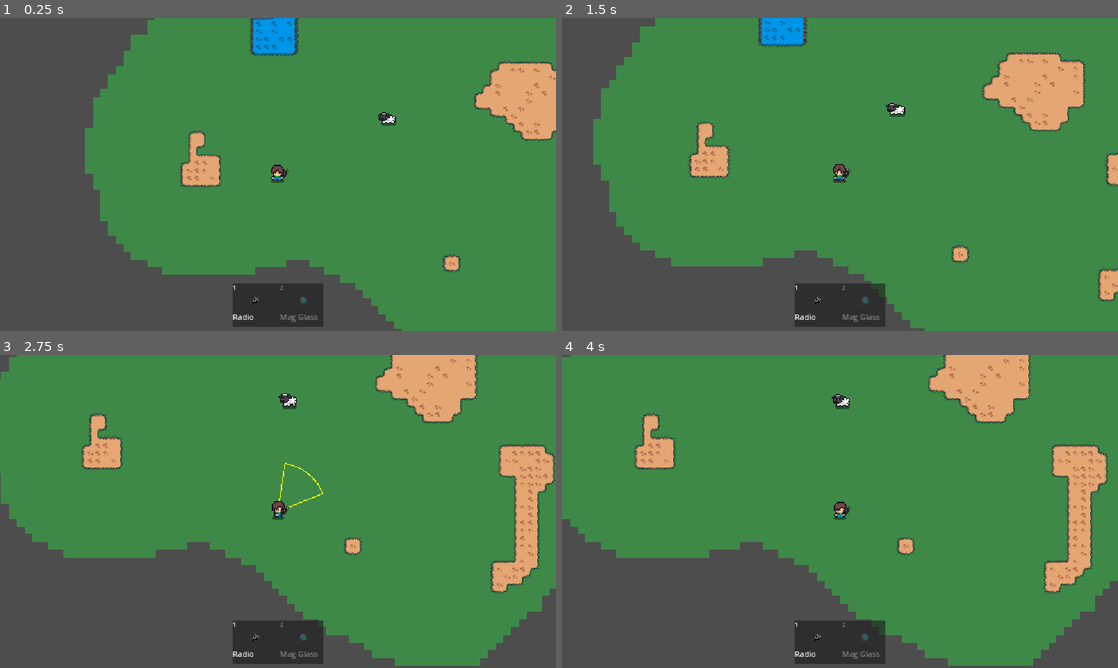
Above: before the commit, frames 1-4 (two rows, left to right).
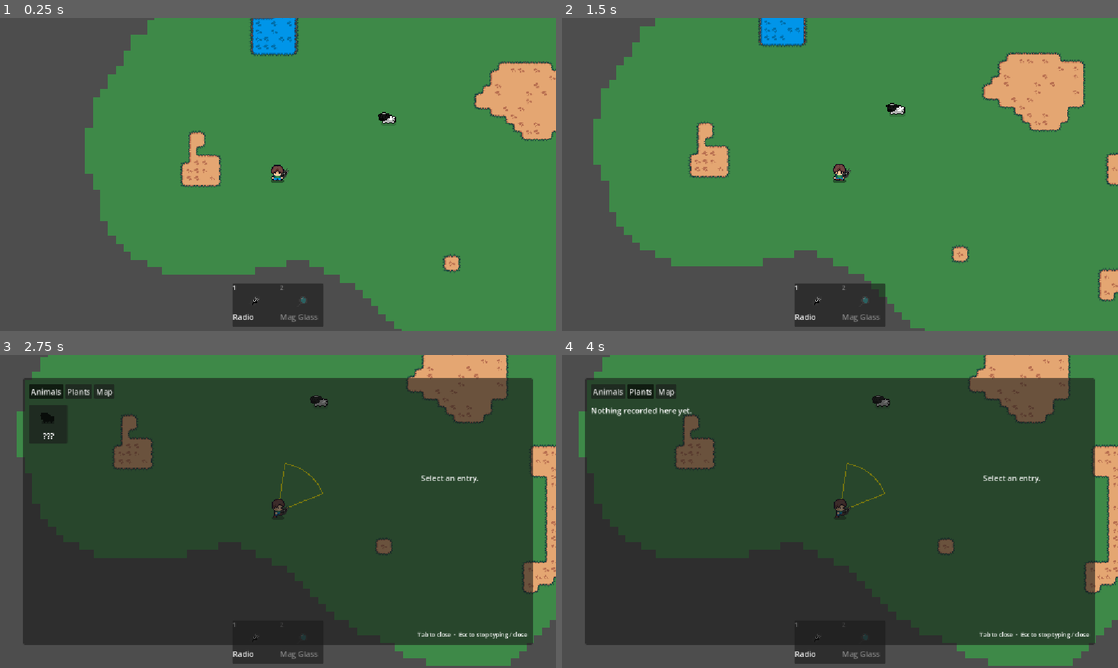
Above: after the commit, the same moments.

Repository: Vikociraptor/pied_piper
Game: Godot game, scene res://Scenes/world.tscn
Same seed, same stepped clock (60 frames per second), same inputs: the game is played once before the commit and once after it.
Inputs (mouse positions are in pixels of both pictures, inside the frame that each line leads up to):
- Up to frame 1 (0.25 s): no input
- Up to frame 2 (1.5 s): tap Enter at 0.5 s; move the mouse to (962, 158) at 0.52 s; hold D (right) 0.53-1.28 s; hold 2 (equip_glass) 0.53-1.28 s; tap 1 (equip_radio) at 0.8, 1.35 s; move the mouse to (728, 190) at 1.27 s; hold S (down) from 1.28 s (still down)
- Up to frame 3 (2.75 s): tap Space (shoot) at 1.55 s; move the mouse to (333, 442) at 2.02 s; release S (down) at 2.03 s; hold D (right) from 2.03 s (still down); hold Space (shoot) from 2.03 s (still down); tap Tab (toggle_journal, bound only after the commit) at 2.3 s
- Up to frame 4 (4 s): release D (right) at 2.75 s; release Space (shoot) at 2.75 s; click (606, 392) at 2.75 s, where only the run after the commit has a clickable "Animals"; click (639, 392) at 3.5 s, where only the run after the commit has a clickable "Plants"

The runs differ from the first frame. In frame 1, less than 0.1% of the frame differs, in the area x 68-72%, y 30-35%; in frame 2, less than 0.1%; in frame 3, 82%; in frame 4, 83%, in the area x 0-100%, y 0-100%.

Commit message:
Created rough journal system

Diff:
--- a/Scenes/animal.gd
+++ b/Scenes/animal.gd
@@ -2,6 +2,9 @@
 
 extends CharacterBody2D
 
+@export var journal_entry: JournalEntry
+
+const OUTLINE_SHADER := preload("res://shaders/outline.gdshader")
 
 @onready var sprite: AnimatedSprite2D = $AnimatedSprite2D
 
@@ -10,5 +13,14 @@
 	sprite.frame = randi() % sprite.sprite_frames.get_frame_count("idle")
 	sprite.speed_scale = randf_range(0.8, 1.2)
 
+	# Each animal gets its own material so outlines switch on independently.
+	var outline := ShaderMaterial.new()
+	outline.shader = OUTLINE_SHADER
+	sprite.material = outline
+
+## Shows or hides the white outline (used while the player can inspect this animal).
+func set_highlighted(on: bool) -> void:
+	sprite.material.set_shader_parameter("enabled", on)
+
 func _play_frequency_action(freq: float) -> void:
 	pass
--- /dev/null
+++ b/Scenes/journal.tscn
@@ -0,0 +1,136 @@
+[gd_scene format=3 uid="uid://wf17m8ytb8sp"]
+
+[ext_resource type="Script" uid="uid://da7pg33fkxs2t" path="res://journal/journal_ui.gd" id="1_ui"]
+
+[node name="JournalUI" type="CanvasLayer" unique_id=539618528]
+process_mode = 3
+layer = 2
+script = ExtResource("1_ui")
+
+[node name="Window" type="MarginContainer" parent="." unique_id=1089127154]
+unique_name_in_owner = true
+visible = false
+anchors_preset = 15
+anchor_right = 1.0
+anchor_bottom = 1.0
+grow_horizontal = 2
+grow_vertical = 2
+theme_override_constants/margin_left = 48
+theme_override_constants/margin_top = 48
+theme_override_constants/margin_right = 48
+theme_override_constants/margin_bottom = 48
+
+[node name="PanelContainer" type="PanelContainer" parent="Window" unique_id=881184312]
+layout_mode = 2
+
+[node name="Margin" type="MarginContainer" parent="Window/PanelContainer" unique_id=566515989]
+layout_mode = 2
+theme_override_constants/margin_left = 12
+theme_override_constants/margin_top = 12
+theme_override_constants/margin_right = 12
+theme_override_constants/margin_bottom = 12
+
+[node name="VBoxContainer" type="VBoxContainer" parent="Window/PanelContainer/Margin" unique_id=91809991]
+layout_mode = 2
+theme_override_constants/separation = 12
+
+[node name="Tabs" type="HBoxContainer" parent="Window/PanelContainer/Margin/VBoxContainer" unique_id=1612533393]
+unique_name_in_owner = true
+layout_mode = 2
+
+[node name="Animals" type="Button" parent="Window/PanelContainer/Margin/VBoxContainer/Tabs" unique_id=357376025]
+layout_mode = 2
+toggle_mode = true
+text = "Animals"
+
+[node name="Plants" type="Button" parent="Window/PanelContainer/Margin/VBoxContainer/Tabs" unique_id=31683388]
+layout_mode = 2
+toggle_mode = true
+text = "Plants"
+
+[node name="Map" type="Button" parent="Window/PanelContainer/Margin/VBoxContainer/Tabs" unique_id=1953393245]
+layout_mode = 2
+toggle_mode = true
+text = "Map"
+
+[node name="Body" type="HBoxContainer" parent="Window/PanelContainer/Margin/VBoxContainer" unique_id=868183221]
+layout_mode = 2
+size_flags_vertical = 3
+theme_override_constants/separation = 16
+
+[node name="Scroll" type="ScrollContainer" parent="Window/PanelContainer/Margin/VBoxContainer/Body" unique_id=658271800]
+layout_mode = 2
+size_flags_horizontal = 3
+horizontal_scroll_mode = 0
+
+[node name="GridContainer" type="GridContainer" parent="Window/PanelContainer/Margin/VBoxContainer/Body/Scroll" unique_id=8381497]
+unique_name_in_owner = true
+layout_mode = 2
+theme_override_constants/h_separation = 8
+theme_override_constants/v_separation = 8
+columns = 4
+
+[node name="EmptyLabel" type="Label" parent="Window/PanelContainer/Margin/VBoxContainer/Body/Scroll" unique_id=100445865]
+unique_name_in_owner = true
+visible = false
+layout_mode = 2
+text = "Nothing recorded here yet."
+
+[node name="Detail" type="VBoxContainer" parent="Window/PanelContainer/Margin/VBoxContainer/Body" unique_id=612637714]
+custom_minimum_size = Vector2(220, 0)
+layout_mode = 2
+theme_override_constants/separation = 8
+
+[node name="DetailIcon" type="TextureRect" parent="Window/PanelContainer/Margin/VBoxContainer/Body/Detail" unique_id=834443962]
+unique_name_in_owner = true
+texture_filter = 1
+custom_minimum_size = Vector2(96, 96)
+layout_mode = 2
+expand_mode = 1
+stretch_mode = 5
+
+[node name="DetailTitle" type="Label" parent="Window/PanelContainer/Margin/VBoxContainer/Body/Detail" unique_id=2037402024]
+unique_name_in_owner = true
+layout_mode = 2
+theme_override_font_sizes/font_size = 20
+horizontal_alignment = 1
+
+[node name="DetailText" type="Label" parent="Window/PanelContainer/Margin/VBoxContainer/Body/Detail" unique_id=304011875]
+unique_name_in_owner = true
+layout_mode = 2
+autowrap_mode = 3
+
+[node name="NotesHeading" type="Label" parent="Window/PanelContainer/Margin/VBoxContainer/Body/Detail" unique_id=1056116858]
+unique_name_in_owner = true
+visible = false
+layout_mode = 2
+theme_override_font_sizes/font_size = 14
+text = "My notes"
+
+[node name="Notes" type="TextEdit" parent="Window/PanelContainer/Margin/VBoxContainer/Body/Detail" unique_id=2086110369]
+unique_name_in_owner = true
+visible = false
+custom_minimum_size = Vector2(0, 100)
+layout_mode = 2
+size_flags_vertical = 3
+placeholder_text = "Write what you've noticed..."
+wrap_mode = 1
+
+[node name="Hint" type="Label" parent="Window/PanelContainer/Margin/VBoxContainer" unique_id=1001794815]
+layout_mode = 2
+theme_override_font_sizes/font_size = 12
+text = "Tab to close  ·  Esc to stop typing / close"
+horizontal_alignment = 2
+
+[node name="Toast" type="Label" parent="." unique_id=970536379]
+unique_name_in_owner = true
+visible = false
+anchors_preset = 5
+anchor_left = 0.5
+anchor_right = 0.5
+offset_top = 16.0
+grow_horizontal = 2
+theme_override_colors/font_outline_color = Color(0, 0, 0, 1)
+theme_override_constants/outline_size = 6
+text = "New journal entry"
+horizontal_alignment = 1
--- a/Scenes/player.gd
+++ b/Scenes/player.gd
@@ -14,6 +14,7 @@
 
 ## Emitted whenever the held item changes
 signal equipped_changed(item: Item)
+signal mag_equipped(bool)
 
 @onready var detection_area: Area2D = $DetectionArea
 @onready var circle := $DetectionArea/CircleRadius
@@ -23,6 +24,9 @@
 @export var cone_angle_deg := 60.0
 
 @onready var sprite: AnimatedSprite2D = $AnimatedSprite2D
+
+# Animals currently outlined because the glass can inspect them.
+var _highlighted: Array[animal2D] = []
 
 func _ready() -> void:
 	circle.shape.radius = frequencyDistance
@@ -42,6 +46,13 @@
 	if _is_using_radio():
 		_play_frequency()
 
+	if _is_using_mag_glass():
+		for body in _check_cone():
+			if body is animal2D and body.journal_entry:
+				Journal.unlock(body.journal_entry.id)
+
+	_update_highlights()
+
 	var lerp_weight = delta * (acceleration if input else friction)
 	velocity = lerp(velocity, input * max_speed, lerp_weight)
 
@@ -52,8 +63,10 @@
 func _unhandled_input(event: InputEvent) -> void:
 	if event.is_action_pressed("equip_radio"):
 		equip(Item.RADIO)
+		mag_equipped.emit(false)
 	elif event.is_action_pressed("equip_glass"):
 		equip(Item.GLASS)
+		mag_equipped.emit(true)
 
 func equip(item: Item) -> void:
 	equipped = item
@@ -63,6 +76,10 @@
 ## True while the radio is in hand and the shoot button is held.
 func _is_using_radio() -> bool:
 	return equipped == Item.RADIO and Input.is_action_pressed("shoot")
+
+## True while the magnifying glass is in hand and the shoot button is held.
+func _is_using_mag_glass() -> bool:
+	return equipped == Item.GLASS and Input.is_action_pressed("shoot")
 
 func _update_direction(input: Vector2) -> void:
 	# Diagonals favour the side animation.
@@ -95,6 +112,25 @@
 
 	return hits
 
+## Outlines every animal inside DetectionArea while the glass is equipped,
+## and removes the outline from any that left range (or when the glass is put away).
+func _update_highlights() -> void:
+	var in_range: Array[animal2D] = []
+	if equipped == Item.GLASS:
+		for body in detection_area.get_overlapping_bodies():
+			# Only outline animals that still have something to discover.
+			if body is animal2D and body.journal_entry \
+					and not Journal.is_unlocked(body.journal_entry.id):
+				in_range.append(body)
+
+	for animal in _highlighted:
+		if is_instance_valid(animal) and animal not in in_range:
+			animal.set_highlighted(false)
+	for animal in in_range:
+		if animal not in _highlighted:
+			animal.set_highlighted(true)
+	_highlighted = in_range
+
 func _play_frequency() -> void:
 	for body in _check_cone():
 		if body is animal2D:
--- a/Scenes/sheep.tscn
+++ b/Scenes/sheep.tscn
@@ -2,6 +2,7 @@
 
 [ext_resource type="Texture2D" uid="uid://cmiqlkwgpm6jp" path="res://assets/temp/Animals/Sheep/Sheep.png" id="1_sheep"]
 [ext_resource type="Script" uid="uid://cgy3dy6ya5s27" path="res://Scenes/sheep.gd" id="2_sheep"]
+[ext_resource type="Resource" uid="uid://tvac3fer7am5" path="res://journal/entries/sheep.tres" id="3_entry"]
 
 [sub_resource type="CapsuleShape2D" id="CapsuleShape2D_sheep"]
 radius = 5.0
@@ -54,6 +55,7 @@
 [node name="Sheep" type="CharacterBody2D" unique_id=1995970214]
 scale = Vector2(2, 2)
 script = ExtResource("2_sheep")
+journal_entry = ExtResource("3_entry")
 
 [node name="CollisionShape2D" type="CollisionShape2D" parent="." unique_id=972823324]
 position = Vector2(0, 4)
--- a/Scenes/world.tscn
+++ b/Scenes/world.tscn
@@ -9,6 +9,7 @@
 [ext_resource type="Texture2D" uid="uid://w0jvpctpnfj6" path="res://assets/temp/Tiles/Water_Middle.png" id="7_7yui6"]
 [ext_resource type="PackedScene" uid="uid://b5ydtoksfgi1k" path="res://Scenes/sheep.tscn" id="8_k7acu"]
 [ext_resource type="PackedScene" uid="uid://chgrkuwpkhkbf" path="res://Scenes/hud.tscn" id="9_hud"]
+[ext_resource type="PackedScene" uid="uid://wf17m8ytb8sp" path="res://Scenes/journal.tscn" id="10_journal"]
 
 [sub_resource type="CircleShape2D" id="CircleShape2D_jsssl"]
 radius = 50.0
@@ -446,3 +447,5 @@
 
 [node name="HUD" parent="." node_paths=PackedStringArray("player") instance=ExtResource("9_hud")]
 player = NodePath("../Player")
+
+[node name="JournalUI" parent="." instance=ExtResource("10_journal")]
--- /dev/null
+++ b/journal/entries/sheep.tres
@@ -0,0 +1,18 @@
+[gd_resource type="Resource" script_class="JournalEntry" format=3 uid="uid://tvac3fer7am5"]
+
+[ext_resource type="Script" uid="uid://qbxvaqpko5b5" path="res://journal/journal_entry.gd" id="1_8h8aa"]
+[ext_resource type="Texture2D" uid="uid://cmiqlkwgpm6jp" path="res://assets/temp/Animals/Sheep/Sheep.png" id="2_sheep"]
+
+[sub_resource type="AtlasTexture" id="AtlasTexture_icon"]
+atlas = ExtResource("2_sheep")
+region = Rect2(0, 0, 32, 32)
+
+[resource]
+script = ExtResource("1_8h8aa")
+id = &"sheep"
+title = "Sheep"
+icon = SubResource("AtlasTexture_icon")
+description = "A woolly grazer that wanders the fields in small flocks.
+
+Freezes in place when it hears frequency 0.0 on the radio."
+metadata/_custom_type_script = "uid://qbxvaqpko5b5"
--- /dev/null
+++ b/journal/journal.gd
@@ -0,0 +1,61 @@
+extends Node
+
+signal entry_unlocked(entry: JournalEntry)
+
+const ENTRY_DIR := "res://journal/entries/"
+const SAVE_PATH := "user://journal.save"
+
+var entries: Dictionary = {}    # id -> JournalEntry
+var unlocked: Dictionary = {}   # id -> true
+var notes: Dictionary = {}      # id -> String typed by the player
+
+func _ready() -> void:
+	for file in ResourceLoader.list_directory(ENTRY_DIR):
+		if file.ends_with(".tres"):
+			var entry: JournalEntry = load(ENTRY_DIR + file)
+			entries[entry.id] = entry
+	_load()
+
+func unlock(id: StringName) -> void:
+	if unlocked.has(id) or not entries.has(id):
+		return
+	unlocked[id] = true
+	entry_unlocked.emit(entries[id])
+	_save()
+
+func is_unlocked(id: StringName) -> bool:
+	return unlocked.has(id)
+
+func get_note(id: StringName) -> String:
+	return notes.get(id, "")
+
+## Updates the note in memory. Call save() to write it to disk
+## (the journal screen does this when it closes).
+func set_note(id: StringName, text: String) -> void:
+	if text.strip_edges().is_empty():
+		notes.erase(id)
+	else:
+		notes[id] = text
+
+func save() -> void:
+	_save()
+
+func _notification(what: int) -> void:
+	# Don't lose notes if the game is closed with the journal still open.
+	if what == NOTIFICATION_WM_CLOSE_REQUEST:
+		_save()
+
+func _save() -> void:
+	var f := FileAccess.open(SAVE_PATH, FileAccess.WRITE)
+	f.store_var({"unlocked": unlocked.keys(), "notes": notes})
+
+func _load() -> void:
+	if not FileAccess.file_exists(SAVE_PATH):
+		return
+	var data = FileAccess.open(SAVE_PATH, FileAccess.READ).get_var()
+	if data is Array:
+		# Older saves were just the list of unlocked ids.
+		data = {"unlocked": data}
+	for id in data.get("unlocked", []):
+		unlocked[id] = true
+	notes = data.get("notes", {})
--- /dev/null
+++ b/journal/journal_entry.gd
@@ -0,0 +1,8 @@
+class_name JournalEntry
+extends Resource
+
+@export var id: StringName
+@export var title: String
+@export var icon: Texture2D
+@export var category: String = "Animals"
+@export_multiline var description: String
--- /dev/null
+++ b/journal/journal_ui.gd
@@ -0,0 +1,140 @@
+extends CanvasLayer
+## The journal screen. Reads entries and progress from the Journal autoload.
+## Opening it pauses the game; this node keeps running (process_mode = Always).
+
+const LOCKED_TITLE := "???"
+const LOCKED_TEXT := "Inspect this with the magnifying glass to learn about it."
+const SILHOUETTE := Color(0, 0, 0, 0.7)
+
+@onready var window: Control = %Window
+@onready var tabs: Container = %Tabs
+@onready var grid: GridContainer = %GridContainer
+@onready var empty_label: Label = %EmptyLabel
+@onready var detail_icon: TextureRect = %DetailIcon
+@onready var detail_title: Label = %DetailTitle
+@onready var detail_text: Label = %DetailText
+@onready var notes_heading: Label = %NotesHeading
+@onready var notes: TextEdit = %Notes
+@onready var toast: Label = %Toast
+
+var category := "Animals"
+var _toast_tween: Tween
+# The entry whose notes are in the notes box (empty when none is shown).
+var _notes_id: StringName = &""
+
+func _ready() -> void:
+	var group := ButtonGroup.new()
+	for tab: Button in tabs.get_children():
+		tab.button_group = group
+		tab.pressed.connect(_show_category.bind(tab.text))
+	(tabs.get_child(0) as Button).button_pressed = true
+
+	Journal.entry_unlocked.connect(_on_entry_unlocked)
+	notes.text_changed.connect(_on_notes_changed)
+	_show_category(category)
+
+# _input rather than _unhandled_input: while the journal is open its buttons
+# have focus, and the GUI would otherwise eat Tab for focus navigation.
+func _input(event: InputEvent) -> void:
+	if event.is_action_pressed("toggle_journal"):
+		_set_open(not window.visible)
+		get_viewport().set_input_as_handled()
+	elif window.visible and event.is_action_pressed("ui_cancel"):
+		# First Esc stops typing in the notes box; the next one closes.
+		if notes.has_focus():
+			notes.release_focus()
+		else:
+			_set_open(false)
+		get_viewport().set_input_as_handled()
+
+func _set_open(open: bool) -> void:
+	window.visible = open
+	get_tree().paused = open
+	if open:
+		_show_category(category)
+	else:
+		notes.release_focus()
+		Journal.save()
+
+func _show_category(new_category: String) -> void:
+	category = new_category
+	for child in grid.get_children():
+		child.queue_free()
+	_clear_detail()
+
+	var ids := Journal.entries.keys().filter(
+		func(id): return Journal.entries[id].category == category)
+	ids.sort()
+	empty_label.visible = ids.is_empty()
+	for id in ids:
+		grid.add_child(_make_card(Journal.entries[id]))
+
+func _make_card(entry: JournalEntry) -> Button:
+	var unlocked := Journal.is_unlocked(entry.id)
+	var card := Button.new()
+	card.custom_minimum_size = Vector2(80, 80)
+	card.texture_filter = CanvasItem.TEXTURE_FILTER_NEAREST
+	card.icon = entry.icon
+	card.expand_icon = true
+	card.icon_alignment = HORIZONTAL_ALIGNMENT_CENTER
+	card.vertical_icon_alignment = VERTICAL_ALIGNMENT_TOP
+	card.text = entry.title if unlocked else LOCKED_TITLE
+	if not unlocked:
+		for state in ["normal", "hover", "pressed", "focus", "hover_pressed"]:
+			card.add_theme_color_override("icon_%s_color" % state, SILHOUETTE)
+	card.set_meta("entry_id", entry.id)
+	card.pressed.connect(_show_detail.bind(entry))
+	return card
+
+## Opens the journal on the given entry: its tab, its card focused, its page shown.
+func open_to(entry: JournalEntry) -> void:
+	_set_open(true)
+	for tab: Button in tabs.get_children():
+		if tab.text == entry.category:
+			tab.button_pressed = true  # doesn't emit `pressed`, so switch manually
+			break
+	_show_category(entry.category)
+	_show_detail(entry)
+	for card in grid.get_children():
+		# Old cards stay in the grid until the end of the frame; skip them.
+		if not card.is_queued_for_deletion() and card.get_meta("entry_id") == entry.id:
+			card.grab_focus()
+			break
+
+func _show_detail(entry: JournalEntry) -> void:
+	var unlocked := Journal.is_unlocked(entry.id)
+	detail_icon.texture = entry.icon
+	detail_icon.modulate = Color.WHITE if unlocked else SILHOUETTE
+	detail_title.text = entry.title if unlocked else LOCKED_TITLE
+	detail_text.text = entry.description if unlocked else LOCKED_TEXT
+
+	# Notes only for entries the player has actually found.
+	_notes_id = entry.id if unlocked else &""
+	notes.text = Journal.get_note(entry.id) if unlocked else ""
+	notes_heading.visible = unlocked
+	notes.visible = unlocked
+
+func _clear_detail() -> void:
+	detail_icon.texture = null
+	detail_title.text = ""
+	detail_text.text = "Select an entry."
+	_notes_id = &""
+	notes_heading.hide()
+	notes.hide()
+
+func _on_notes_changed() -> void:
+	if _notes_id != &"":
+		Journal.set_note(_notes_id, notes.text)
+
+func _on_entry_unlocked(entry: JournalEntry) -> void:
+	open_to(entry)
+
+	toast.text = "New journal entry: %s" % entry.title
+	toast.modulate.a = 1.0
+	toast.show()
+	if _toast_tween:
+		_toast_tween.kill()
+	_toast_tween = create_tween()
+	_toast_tween.tween_interval(2.0)
+	_toast_tween.tween_property(toast, "modulate:a", 0.0, 0.5)
+	_toast_tween.tween_callback(toast.hide)
--- a/project.godot
+++ b/project.godot
@@ -14,6 +14,10 @@
 run/main_scene="uid://dyo5ra8y24kpp"
 config/features=PackedStringArray("4.7", "GL Compatibility")
 config/icon="res://icon.svg"
+
+[autoload]
+
+Journal="*uid://c30wsxo7oagmm"
 
 [display]
 
@@ -62,6 +66,11 @@
 "events": [Object(InputEventKey,"resource_local_to_scene":false,"resource_name":"","device":-1,"window_id":0,"alt_press …(191 unchanged characters)…
 ]
 }
+toggle_journal={
+"deadzone": 0.2,
+"events": [Object(InputEventKey,"resource_local_to_scene":false,"resource_name":"","device":-1,"window_id":0,"alt_pressed":false,"shift_pressed":false,"ctrl_pressed":false,"meta_pressed":false,"pressed":false,"keycode":0,"physical_keycode":4194306,"key_label":0,"unicode":0,"location":0,"echo":false,"script":null)
+]
+}
 
 [physics]
 
--- /dev/null
+++ b/shaders/outline.gdshader
@@ -0,0 +1,25 @@
+shader_type canvas_item;
+// Draws a 1-texel outline around the solid pixels of a sprite.
+// Pixels below alpha_threshold (like the soft drop shadows in the animal
+// sheets) don't count as solid, so the shadow isn't outlined.
+// The outline sits inside the sprite's frame, so frames need at least
+// one transparent pixel of padding (the animal sheets have plenty).
+
+uniform bool enabled = false;
+uniform vec4 outline_color : source_color = vec4(1.0);
+uniform float alpha_threshold : hint_range(0.0, 1.0) = 0.6;
+
+void fragment() {
+	vec4 tex = texture(TEXTURE, UV);
+	COLOR *= tex;
+
+	if (enabled && tex.a < alpha_threshold) {
+		vec2 px = TEXTURE_PIXEL_SIZE;
+		float neighbour = max(
+			max(texture(TEXTURE, UV + vec2(px.x, 0.0)).a, texture(TEXTURE, UV - vec2(px.x, 0.0)).a),
+			max(texture(TEXTURE, UV + vec2(0.0, px.y)).a, texture(TEXTURE, UV - vec2(0.0, px.y)).a));
+		if (neighbour >= alpha_threshold) {
+			COLOR = outline_color;
+		}
+	}
+}
Not shown, added: journal/journal.gd.uid
Not shown, added: journal/journal_entry.gd.uid
Not shown, added: journal/journal_ui.gd.uid
Not shown, added: shaders/outline.gdshader.uid
